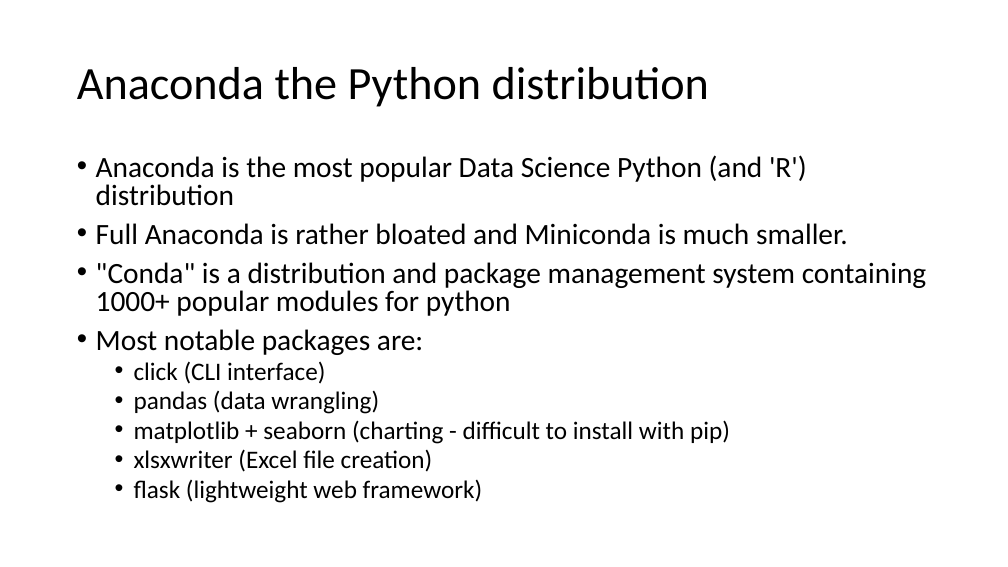
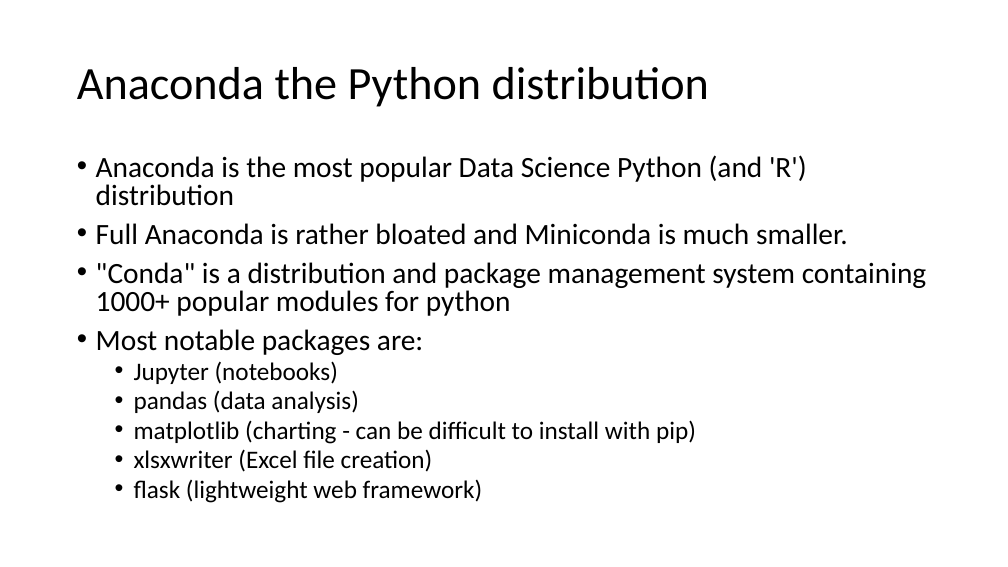
Before and after one commit to mrkbutty/PythonTutButty01, a slide deck: slide 13 of PyTut1_Intro.pptx (slide 10 before the commit). Drawn at 1008x567 pixels with LibreOffice and Linux fonts; fonts in the diff are those of the drawing. Boxes give left, top, right and bottom in pixels: in the first picture for what was removed or moved away, otherwise in the second. Text is boxed around its words. In the diff, an @@ line names an element or a change of style, - is before the commit and + after.

```diff
--- a/PyTut1_Intro.pptx
+++ b/PyTut1_Intro.pptx
@@ text at [134,361,696,444]: text changed @@
-  • click (CLI interface)
-  • pandas (data wrangling)
-  • matplotlib + seaborn (charting - difficult to install with pip)
+  • Jupyter (notebooks)
+  • pandas (data analysis)
+  • matplotlib (charting - can be difficult to install with pip)
```
Also in this commit, not shown: 16 other slides changed, 10 slides added, 6 slides removed, 33 other files.
